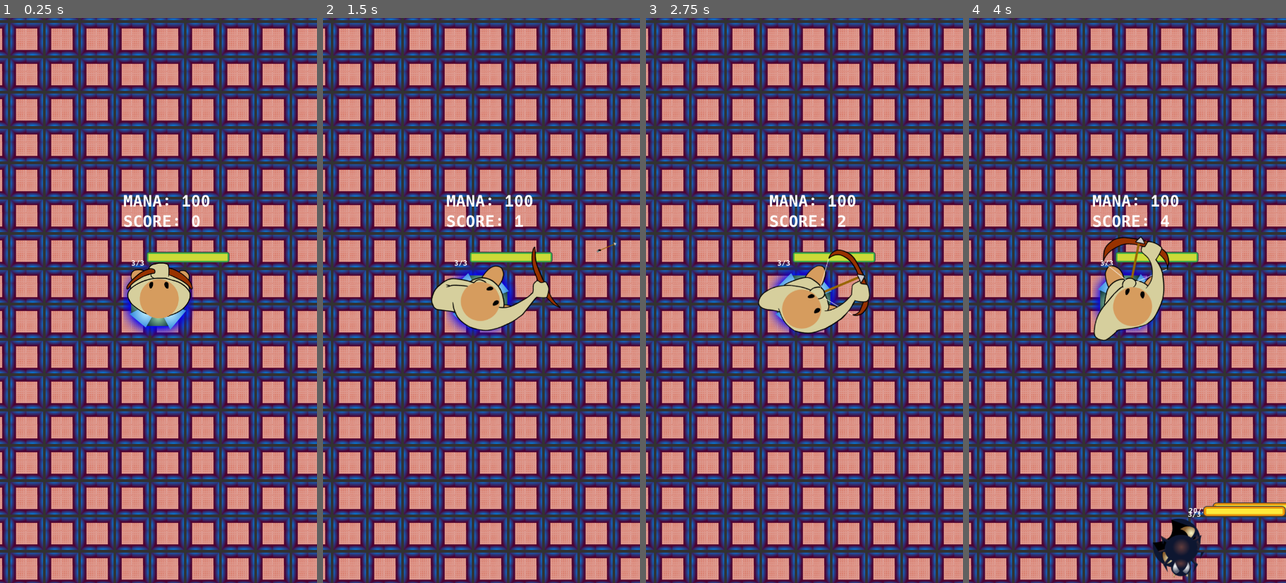
Above: before the commit, frames 1-4 (left to right).
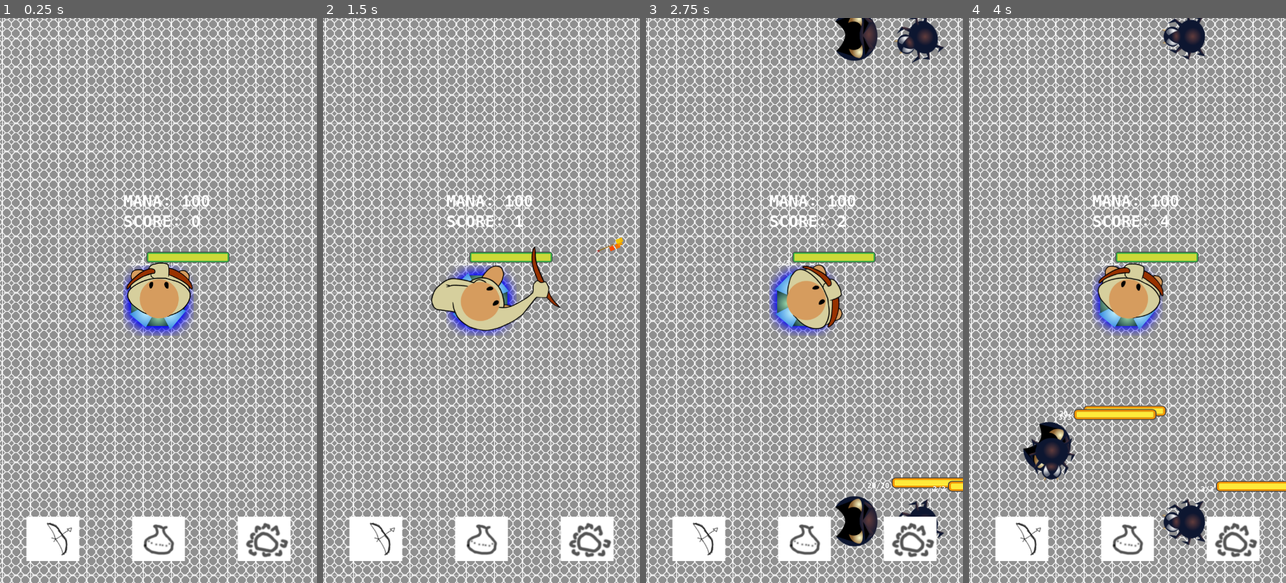
Above: after the commit, the same moments.

Repository: algch/BounceBunny
Game: Godot game, scene res://main.tscn
Two runs of this game, one before a commit and one after it. Both use one fixed random seed, a clock stepped at 60 frames per second and the inputs below.
Inputs (mouse positions are in pixels of both pictures, inside the frame that each line leads up to):
- Up to frame 1 (0.25 s): no input
- Up to frame 2 (1.5 s): tap Enter at 0.5 s; move the mouse to (551, 272) at 0.52 s; press the mouse at (551, 272) at 0.53 s; hold Right (ui_right) 0.53-1.28 s; move the mouse to (418, 328) at 1.27 s; release the mouse at (418, 328) at 1.28 s; hold Down (ui_down) from 1.28 s (still down); click (418, 328) at 1.35 s
- Up to frame 3 (2.75 s): move the mouse to (836, 176) at 2.02 s; release Down (ui_down) at 2.03 s; press the mouse at (836, 176) at 2.03 s; hold Right (ui_right) from 2.03 s (still down)
- Up to frame 4 (4 s): move the mouse to (1111, 413) at 2.77 s; release Right (ui_right) at 2.78 s; release the mouse at (1111, 413) at 2.78 s; hold Up (ui_up) 2.78-3.53 s; click (1111, 413) at 2.85 s; move the mouse to (1222, 385) at 3.52 s; press the mouse at (1222, 385) at 3.53 s; hold Left (ui_left) from 3.53 s (still down)

The runs differ from the first frame. In frame 1, 97% of the frame differs, in the area x 0-100%, y 0-100%; in frame 2, 97%; in frame 3, 99%; in frame 4, 99%.

Commit message:
wip

Diff:
--- a/enemies/spawner/spawner.gd
+++ b/enemies/spawner/spawner.gd
@@ -53,7 +53,6 @@
 
 func handleWeaponCollision(weapon):
 	health -= weapon.damage
-	weapon.queue_free()
 
 func _on_health_timer_timeout():
 	health += health_recovery
--- a/enemies/spider/spider.gd
+++ b/enemies/spider/spider.gd
@@ -52,8 +52,6 @@
 
 func handleWeaponCollision(weapon):
 	health -= weapon.damage
-
-	weapon.queue_free()
 
 func updateGui():
 	var message = str(health) + '/' + str(max_health)
@@ -237,7 +235,7 @@
 	# how can we handle collisions properly?
 	var collision = move_and_collide(motion)
 	if collision:
-		motion_dir *= -1
+		motion_dir = motion_dir.rotated(HALF_PI*rotation_dir)
 
 
 func behaviorLoop(delta):
--- a/main.tscn
+++ b/main.tscn
@@ -11,26 +11,25 @@
 
 [node name="tilemap" type="TileMap" parent="."]
 tile_set = ExtResource( 2 )
-cell_size = Vector2( 80, 80 )
 collision_layer = 3
 collision_mask = 3
 format = 1
 tile_data = PoolIntArray( 0, 1, 0, 1, 1, 0, 2, 1, 0, 3, 1, 0, 4, 1, 0, 5, 1, 0, 6, 1, 0, 7, 1, 0, 8, 1, 0, 9, 1, 0, 10, …(13349 unchanged characters)…
 
 [node name="plant" parent="." instance=ExtResource( 3 )]
-position = Vector2( 1500, 1000 )
+position = Vector2( 1250, 850 )
 
 [node name="player" parent="." instance=ExtResource( 4 )]
-position = Vector2( 1500, 1000 )
+position = Vector2( 1250, 850 )
 
 [node name="spawner" parent="." instance=ExtResource( 5 )]
 position = Vector2( 250, 250 )
 
 [node name="spawner2" parent="." instance=ExtResource( 5 )]
-position = Vector2( 250, 1750 )
+position = Vector2( 250, 1350 )
 
 [node name="spawner3" parent="." instance=ExtResource( 5 )]
-position = Vector2( 2750, 250 )
+position = Vector2( 2200, 250 )
 
 [node name="spawner4" parent="." instance=ExtResource( 5 )]
-position = Vector2( 2750, 1750 )
+position = Vector2( 2200, 1350 )
--- a/plants/plant.gd
+++ b/plants/plant.gd
@@ -53,7 +53,6 @@
 
 func handleWeaponCollision(weapon):
 	health -= weapon.damage
-	weapon.queue_free()
 
 func attack(power):
 	var target = targets[targets.keys()[randi() % targets.size()]]
--- a/player/player.gd
+++ b/player/player.gd
@@ -12,6 +12,7 @@
 onready var main = get_node('/root/main/')
 var CHARGE_WAIT_TIME = 1.0
 var MAX_SHOOT_LENGTH = 200
+var ANIMATION_FRAME_COUNT = 14
 
 enum STATE {
 	idle,
@@ -83,36 +84,25 @@
 
 
 func pollInput():
-	var RIGHT = int(Input.is_action_pressed('ui_right'))
-	var LEFT = int(Input.is_action_pressed('ui_left'))
-	var DOWN = int(Input.is_action_pressed('ui_down'))
-	var UP = int(Input.is_action_pressed('ui_up'))
-
-	var X = -LEFT + RIGHT
-	var Y = -UP + DOWN
-
-	motion_dir =  Vector2(X, Y)
-
-	if Input.is_action_pressed('touch') and current_state != STATE.charging and not $weaponSwitcher.is_pressed():
+	if Input.is_action_pressed('touch') and current_state != STATE.charging:
 		current_state = STATE.charging
 		shoot_point_start = get_global_mouse_position()
-		pressAnimation()
-
 
 	if Input.is_action_just_released('touch') and current_state == STATE.charging:
 		var shoot_length = (get_global_mouse_position() - shoot_point_start).length()
 		shoot_length = shoot_length if shoot_length <= MAX_SHOOT_LENGTH else MAX_SHOOT_LENGTH
-		var partial_power = shoot_length/MAX_SHOOT_LENGTH
-		var power = 0.25 + 0.75 * partial_power
+		var power = shoot_length/MAX_SHOOT_LENGTH
+		$animation.set_frame(0)
 
 		current_state = STATE.idle
-		if power >= 0.5:
+		if power >= 0.2:
 			var direction = (shoot_point_start - get_global_mouse_position()).normalized()
 			if current_weapon == globals.PROJECTILE_TYPES.ATTACK:
 				attack(power, direction)
 			if current_weapon == globals.PROJECTILE_TYPES.SUMMON:
 				summonPlant(power, direction)
-		releaseAnimation()
+
+			releaseAnimation()
 
 func pressAnimation():
 	match current_weapon:
@@ -170,12 +160,16 @@
 	if current_state != STATE.charging:
 		return
 
-	var reference = (shoot_point_start - get_global_mouse_position()).normalized()
-	if reference.length() <= 0.5:
+	var reference = (shoot_point_start - get_global_mouse_position())
+	var partial_power = reference.length()/MAX_SHOOT_LENGTH
+	partial_power = partial_power if partial_power <= 1.0 else 1.0
+	reference = reference.normalized()
+	var frame = floor(partial_power * ANIMATION_FRAME_COUNT)
+	$animation.set_frame(frame)
+	if partial_power <= 0.2:
 		return
 	var angle = reference.angle() + PI/2.0
 	$animation.rotation = angle
-	$weaponSwitcher.rotation = angle
 
 func updateGui():
 	var message = 'MANA: ' + str(mana) + '\nSCORE: ' + str(main.score)
--- a/player/player.tscn
+++ b/player/player.tscn
@@ -1,74 +1,77 @@
-[gd_scene load_steps=53 format=2]
+[gd_scene load_steps=59 format=2]
 
 [ext_resource path="res://player/player.gd" type="Script" id=1]
-[ext_resource path="res://player/animations/attack/Player0015.png" type="Texture" id=2]
-[ext_resource path="res://player/animations/attack/Player0017.png" type="Texture" id=3]
-[ext_resource path="res://player/animations/attack/Player0018.png" type="Texture" id=4]
-[ext_resource path="res://player/animations/attack/Player0019.png" type="Texture" id=5]
-[ext_resource path="res://player/animations/attack/Player0020.png" type="Texture" id=6]
-[ext_resource path="res://player/animations/attack/Player0021.png" type="Texture" id=7]
-[ext_resource path="res://player/animations/attack/Player0022.png" type="Texture" id=8]
-[ext_resource path="res://player/animations/attack/Player0023.png" type="Texture" id=9]
-[ext_resource path="res://player/animations/attack/Player0024.png" type="Texture" id=10]
-[ext_resource path="res://player/animations/attack/Player0025.png" type="Texture" id=11]
-[ext_resource path="res://player/animations/seed/Player_Seed0001.png" type="Texture" id=12]
-[ext_resource path="res://player/animations/seed/Player_Seed0002.png" type="Texture" id=13]
-[ext_resource path="res://player/animations/seed/Player_Seed0003.png" type="Texture" id=14]
-[ext_resource path="res://player/animations/seed/Player_Seed0004.png" type="Texture" id=15]
-[ext_resource path="res://player/animations/seed/Player_Seed0005.png" type="Texture" id=16]
-[ext_resource path="res://player/animations/seed/Player_Seed0006.png" type="Texture" id=17]
-[ext_resource path="res://player/animations/seed/Player_Seed0007.png" type="Texture" id=18]
-[ext_resource path="res://player/animations/seed/Player_Seed0008.png" type="Texture" id=19]
-[ext_resource path="res://player/animations/seed/Player_Seed0009.png" type="Texture" id=20]
-[ext_resource path="res://player/animations/seed/Player_Seed0010.png" type="Texture" id=21]
-[ext_resource path="res://player/animations/seed/Player_Seed0011.png" type="Texture" id=22]
-[ext_resource path="res://player/animations/seed/Player_Seed0012.png" type="Texture" id=23]
-[ext_resource path="res://player/animations/seed/Player_Seed0013.png" type="Texture" id=24]
-[ext_resource path="res://player/animations/seed/Player_Seed0014.png" type="Texture" id=25]
-[ext_resource path="res://player/animations/seed/Player_Seed0015.png" type="Texture" id=26]
-[ext_resource path="res://player/animations/seed/Player_Seed0016.png" type="Texture" id=27]
-[ext_resource path="res://player/animations/seed/Player_Seed0017.png" type="Texture" id=28]
-[ext_resource path="res://player/animations/seed/Player_Seed0018.png" type="Texture" id=29]
-[ext_resource path="res://player/animations/seed/Player_Seed0019.png" type="Texture" id=30]
-[ext_resource path="res://player/animations/seed/Player_Seed0020.png" type="Texture" id=31]
-[ext_resource path="res://player/animations/seed/Player_Seed0021.png" type="Texture" id=32]
-[ext_resource path="res://player/animations/seed/Player_Seed0022.png" type="Texture" id=33]
-[ext_resource path="res://player/animations/attack/Player0001.png" type="Texture" id=34]
-[ext_resource path="res://player/animations/attack/Player0002.png" type="Texture" id=35]
-[ext_resource path="res://player/animations/attack/Player0003.png" type="Texture" id=36]
-[ext_resource path="res://player/animations/attack/Player0004.png" type="Texture" id=37]
-[ext_resource path="res://player/animations/attack/Player0005.png" type="Texture" id=38]
-[ext_resource path="res://player/animations/attack/Player0006.png" type="Texture" id=39]
-[ext_resource path="res://player/animations/attack/Player0007.png" type="Texture" id=40]
-[ext_resource path="res://player/animations/attack/Player0008.png" type="Texture" id=41]
-[ext_resource path="res://player/animations/attack/Player0009.png" type="Texture" id=42]
-[ext_resource path="res://player/animations/attack/Player0010.png" type="Texture" id=43]
-[ext_resource path="res://player/animations/attack/Player0011.png" type="Texture" id=44]
-[ext_resource path="res://player/animations/attack/Player0012.png" type="Texture" id=45]
-[ext_resource path="res://player/animations/attack/Player0013.png" type="Texture" id=46]
-[ext_resource path="res://player/animations/attack/Player0014.png" type="Texture" id=47]
+[ext_resource path="res://player/animations/seed/Player_Seed0005.png" type="Texture" id=2]
+[ext_resource path="res://player/animations/seed/Player_Seed0006.png" type="Texture" id=3]
+[ext_resource path="res://player/animations/seed/Player_Seed0007.png" type="Texture" id=4]
+[ext_resource path="res://player/animations/seed/Player_Seed0008.png" type="Texture" id=5]
+[ext_resource path="res://player/animations/seed/Player_Seed0009.png" type="Texture" id=6]
+[ext_resource path="res://player/animations/seed/Player_Seed0010.png" type="Texture" id=7]
+[ext_resource path="res://player/animations/seed/Player_Seed0011.png" type="Texture" id=8]
+[ext_resource path="res://player/animations/seed/Player_Seed0012.png" type="Texture" id=9]
+[ext_resource path="res://player/animations/seed/Player_Seed0013.png" type="Texture" id=10]
+[ext_resource path="res://player/animations/seed/Player_Seed0014.png" type="Texture" id=11]
+[ext_resource path="res://player/animations/seed/Player_Seed0015.png" type="Texture" id=12]
+[ext_resource path="res://player/animations/seed/Player_Seed0016.png" type="Texture" id=13]
+[ext_resource path="res://player/animations/seed/Player_Seed0017.png" type="Texture" id=14]
+[ext_resource path="res://player/animations/seed/Player_Seed0018.png" type="Texture" id=15]
+[ext_resource path="res://player/animations/seed/Player_Seed0019.png" type="Texture" id=16]
+[ext_resource path="res://player/animations/seed/Player_Seed0020.png" type="Texture" id=17]
+[ext_resource path="res://player/animations/seed/Player_Seed0021.png" type="Texture" id=18]
+[ext_resource path="res://player/animations/seed/Player_Seed0022.png" type="Texture" id=19]
+[ext_resource path="res://player/animations/attack/Player0001.png" type="Texture" id=20]
+[ext_resource path="res://player/animations/attack/Player0002.png" type="Texture" id=21]
+[ext_resource path="res://player/animations/attack/Player0003.png" type="Texture" id=22]
+[ext_resource path="res://player/animations/attack/Player0004.png" type="Texture" id=23]
+[ext_resource path="res://player/animations/attack/Player0005.png" type="Texture" id=24]
+[ext_resource path="res://player/animations/attack/Player0006.png" type="Texture" id=25]
+[ext_resource path="res://player/animations/attack/Player0007.png" type="Texture" id=26]
+[ext_resource path="res://player/animations/attack/Player0008.png" type="Texture" id=27]
+[ext_resource path="res://player/animations/attack/Player0009.png" type="Texture" id=28]
+[ext_resource path="res://player/animations/attack/Player0010.png" type="Texture" id=29]
+[ext_resource path="res://player/animations/attack/Player0011.png" type="Texture" id=30]
+[ext_resource path="res://player/animations/attack/Player0012.png" type="Texture" id=31]
+[ext_resource path="res://player/animations/attack/Player0013.png" type="Texture" id=32]
+[ext_resource path="res://player/animations/attack/Player0014.png" type="Texture" id=33]
+[ext_resource path="res://player/animations/attack/Player0015.png" type="Texture" id=34]
+[ext_resource path="res://player/animations/seed/Player_Seed0001.png" type="Texture" id=35]
+[ext_resource path="res://player/animations/seed/Player_Seed0002.png" type="Texture" id=36]
+[ext_resource path="res://player/animations/seed/Player_Seed0003.png" type="Texture" id=37]
+[ext_resource path="res://player/animations/seed/Player_Seed0004.png" type="Texture" id=38]
+[ext_resource path="res://player/animations/attack/Player0017.png" type="Texture" id=39]
+[ext_resource path="res://player/animations/attack/Player0018.png" type="Texture" id=40]
+[ext_resource path="res://player/animations/attack/Player0019.png" type="Texture" id=41]
+[ext_resource path="res://player/animations/attack/Player0020.png" type="Texture" id=42]
+[ext_resource path="res://player/animations/attack/Player0021.png" type="Texture" id=43]
+[ext_resource path="res://player/animations/attack/Player0022.png" type="Texture" id=44]
+[ext_resource path="res://player/animations/attack/Player0023.png" type="Texture" id=45]
+[ext_resource path="res://player/animations/attack/Player0024.png" type="Texture" id=46]
+[ext_resource path="res://player/animations/attack/Player0025.png" type="Texture" id=47]
 [ext_resource path="res://fonts/default-font.ttf" type="DynamicFontData" id=48]
+[ext_resource path="res://player/sprites/bow_button.png" type="Texture" id=49]
+[ext_resource path="res://player/sprites/seed_button.png" type="Texture" id=50]
+[ext_resource path="res://player/sprites/options_button.png" type="Texture" id=51]
 
 [sub_resource type="SpriteFrames" id=1]
 animations = [ {
-"frames": [ ExtResource( 2 ), ExtResource( 3 ), ExtResource( …(92 unchanged characters)…  ), ExtResource( 10 ), ExtResource( 11 ) ],
+"frames": [ ExtResource( 2 ), ExtResource( 3 ), ExtResource( …(92 unchanged characters)…  ), ExtResource( 10 ), ExtResource( 11 ), ExtResource( 12 ), ExtResource( 13 ), ExtResource( 14 ), ExtResource( 15 ), ExtResource( 16 ), ExtResource( 17 ), ExtResource( 18 ), ExtResource( 19 ) ],
 "loop": true,
-"name": "bow_1",
+"name": "summon_1",
 "speed": 24.0
 }, {
-"frames": [ ExtResource( 12 ), ExtResource( 13 ), ExtResource( 14 ), ExtResource( 15 ) ],
+"frames": [ ExtResource( 20 ), ExtResource( 21 ), ExtResource( 22 ), ExtResource( 23 ), ExtResource( 24 ), ExtResource( 25 ), ExtResource( 26 ), ExtResource( 27 ), ExtResource( 28 ), ExtResource( 29 ), ExtResource( 30 ), ExtResource( 31 ), ExtResource( 32 ), ExtResource( 33 ), ExtResource( 34 ) ],
+"loop": true,
+"name": "bow_0",
+"speed": 24.0
+}, {
+"frames": [ ExtResource( 35 ), ExtResource( 36 ), ExtResource( 37 ), ExtResource( 38 ) ],
 "loop": true,
 "name": "summon_0",
 "speed": 8.0
 }, {
-"frames": [ ExtResource( 16 ), ExtResource( 17 ), ExtResource( 18 ), ExtResource( 19 ), ExtResource( 20 ), ExtResource( 21 ), ExtResource( 22 ), ExtResource( 23 ), ExtResource( 24 ), ExtResource( 25 ), ExtResource( 26 ), ExtResource( 27 ), ExtResource( 28 ), ExtResource( 29 ), ExtResource( 30 ), ExtResource( 31 ), ExtResource( 32 ), ExtResource( 33 ) ],
+"frames": [ ExtResource( 34 ), ExtResource( 39 ), ExtResource( 40 ), ExtResource( 41 ), ExtResource( 42 ), ExtResource( 43 ), ExtResource( 44 ), ExtResource( 45 ), ExtResource( 46 ), ExtResource( 47 ) ],
 "loop": true,
-"name": "summon_1",
-"speed": 24.0
-}, {
-"frames": [ ExtResource( 34 ), ExtResource( 35 ), ExtResource( 36 ), ExtResource( 37 ), ExtResource( 38 ), ExtResource( 39 ), ExtResource( 40 ), ExtResource( 41 ), ExtResource( 42 ), ExtResource( 43 ), ExtResource( 44 ), ExtResource( 45 ), ExtResource( 46 ), ExtResource( 47 ), ExtResource( 2 ) ],
-"loop": true,
-"name": "bow_0",
+"name": "bow_1",
 "speed": 24.0
 } ]
 
@@ -81,6 +84,15 @@
 [sub_resource type="DynamicFont" id=4]
 size = 36
 font_data = ExtResource( 48 )
+
+[sub_resource type="RectangleShape2D" id=6]
+extents = Vector2( 120, 100 )
+
+[sub_resource type="RectangleShape2D" id=7]
+extents = Vector2( 120, 100 )
+
+[sub_resource type="RectangleShape2D" id=5]
+extents = Vector2( 120, 100 )
 
 [node name="player" type="Position2D"]
 z_index = 1
@@ -119,5 +131,23 @@
 custom_fonts/font = SubResource( 4 )
 text = "MANA: 100.0
 SCORE: 0"
+
+[node name="bow" type="TouchScreenButton" parent="."]
+position = Vector2( -300, 490 )
+normal = ExtResource( 49 )
+shape = SubResource( 6 )
+action = "use_bow"
+
+[node name="seed" type="TouchScreenButton" parent="."]
+position = Vector2( -60, 490 )
+normal = ExtResource( 50 )
+shape = SubResource( 7 )
+action = "use_seed"
+
+[node name="options" type="TouchScreenButton" parent="."]
+position = Vector2( 180, 490 )
+normal = ExtResource( 51 )
+shape = SubResource( 5 )
+action = "pause"
 [connection signal="animation_finished" from="animation" to="." method="_on_animation_finished"]
 [connection signal="pressed" from="weaponSwitcher" to="." method="_on_weaponSwitcher_pressed"]
--- a/tiles/dungeon_tileset.tres
+++ b/tiles/dungeon_tileset.tres
@@ -1,35 +1,35 @@
 [gd_resource type="TileSet" load_steps=4 format=2]
 
-[ext_resource path="res://tiles/sprites/floor.png" type="Texture" id=1]
+[ext_resource path="res://tiles/sprites/Piso_3.png" type="Texture" id=1]
 [ext_resource path="res://tiles/sprites/wall.png" type="Texture" id=2]
 
 [sub_resource type="RectangleShape2D" id=1]
-extents = Vector2( 40, 40 )
+extents = Vector2( 32, 32 )
 
 [resource]
 0/name = "floor"
 0/texture = ExtResource( 1 )
 0/tex_offset = Vector2( 0, 0 )
 0/modulate = Color( 1, 1, 1, 1 )
-0/region = Rect2( 0, 0, 80, 80 )
+0/region = Rect2( 0, 0, 64, 64 )
 0/tile_mode = 0
-0/occluder_offset = Vector2( 40, 40 )
-0/navigation_offset = Vector2( 40, 40 )
+0/occluder_offset = Vector2( 32, 32 )
+0/navigation_offset = Vector2( 32, 32 )
 0/shapes = [  ]
 0/z_index = 0
 1/name = "wall"
 1/texture = ExtResource( 2 )
 1/tex_offset = Vector2( 0, 0 )
 1/modulate = Color( 1, 1, 1, 1 )
-1/region = Rect2( 0, 0, 80, 80 )
+1/region = Rect2( 0, 0, 64, 64 )
 1/tile_mode = 0
-1/occluder_offset = Vector2( 40, 40 )
-1/navigation_offset = Vector2( 40, 40 )
+1/occluder_offset = Vector2( 32, 32 )
+1/navigation_offset = Vector2( 32, 32 )
 1/shapes = [ {
 "autotile_coord": Vector2( 0, 0 ),
 "one_way": false,
 "one_way_margin": 1.0,
 "shape": SubResource( 1 ),
-"shape_transform": Transform2D( 1, 0, 0, 1, 40, 40 )
+"shape_transform": Transform2D( 1, 0, 0, 1, 32, 32 )
 } ]
 1/z_index = 0
--- a/tiles/dungeon_tileset.tscn
+++ b/tiles/dungeon_tileset.tscn
@@ -1,19 +1,18 @@
 [gd_scene load_steps=4 format=2]
 
-[ext_resource path="res://tiles/sprites/floor.png" type="Texture" id=1]
+[ext_resource path="res://tiles/sprites/Piso_3.png" type="Texture" id=1]
 [ext_resource path="res://tiles/sprites/wall.png" type="Texture" id=2]
 
 [sub_resource type="RectangleShape2D" id=1]
-extents = Vector2( 40, 40 )
+extents = Vector2( 32, 32 )
 
 [node name="Node" type="Node"]
 
 [node name="floor" type="Sprite" parent="."]
-position = Vector2( 346.275, 93.3642 )
+position = Vector2( 64, 0 )
 texture = ExtResource( 1 )
 
 [node name="wall" type="Sprite" parent="."]
-position = Vector2( 94.4926, 87.9213 )
 texture = ExtResource( 2 )
 
 [node name="StaticBody2D" type="StaticBody2D" parent="wall"]
--- a/weapons/projectile/projectile.gd
+++ b/weapons/projectile/projectile.gd
@@ -9,10 +9,8 @@
 
 	if collision:
 		var collider = collision.collider
-		var tip_position = getTipPosition()
 
 		if collider.is_in_group('affected_by_weapons'):
 			collider.handleWeaponCollision(self)
 
-		direction = direction.bounce(collision.normal)
-		rotation = direction.angle() + PI/2.0
+		queue_free()
--- a/weapons/projectile/projectile.tscn
+++ b/weapons/projectile/projectile.tscn
@@ -7,20 +7,22 @@
 extents = Vector2( 4, 24 )
 
 [sub_resource type="Gradient" id=2]
-offsets = PoolRealArray( 0, 0.481481 )
+offsets = PoolRealArray( 0, 0.351852, 0.733333 )
+colors = PoolColorArray( 0.964706, 0.862745, 0.0196078, 1, 0.945098, 0.607843, 0.0156863, 1, 1, 0, 0, 1 )
 
 [sub_resource type="GradientTexture" id=3]
 gradient = SubResource( 2 )
 
 [sub_resource type="ParticlesMaterial" id=4]
-emission_shape = 2
-emission_box_extents = Vector3( 4, 4, 1 )
+emission_shape = 1
+emission_sphere_radius = 8.0
 flag_disable_z = true
+spread = 100.0
 gravity = Vector3( 0, 98, 0 )
 angular_velocity = 0.0
 orbit_velocity = 0.0
 orbit_velocity_random = 0.0
-scale = 4.0
+scale = 10.0
 color_ramp = SubResource( 3 )
 
 [node name="projectile" type="KinematicBody2D" groups=[
@@ -41,7 +43,7 @@
 position = Vector2( 0, -22 )
 
 [node name="Particles2D" type="Particles2D" parent="."]
-position = Vector2( -0.667431, 15.084 )
-speed_scale = 2.0
+position = Vector2( 0.745358, -30.7748 )
+speed_scale = 3.0
 fract_delta = false
 process_material = SubResource( 4 )
Binary file changed: player/animations/seed/Player_Seed0001.png
Binary file changed: player/animations/seed/Player_Seed0002.png
Binary file changed: player/animations/seed/Player_Seed0003.png
Binary file changed: player/animations/seed/Player_Seed0004.png
Binary file changed: player/animations/seed/Player_Seed0005.png
Binary file changed: player/animations/seed/Player_Seed0006.png
Binary file changed: player/animations/seed/Player_Seed0007.png
Binary file changed: player/animations/seed/Player_Seed0008.png
Binary file changed: player/animations/seed/Player_Seed0009.png
Binary file changed: player/animations/seed/Player_Seed0010.png
Binary file changed: player/animations/seed/Player_Seed0011.png
Binary file changed: player/animations/seed/Player_Seed0012.png
(and 16 more such lines)
